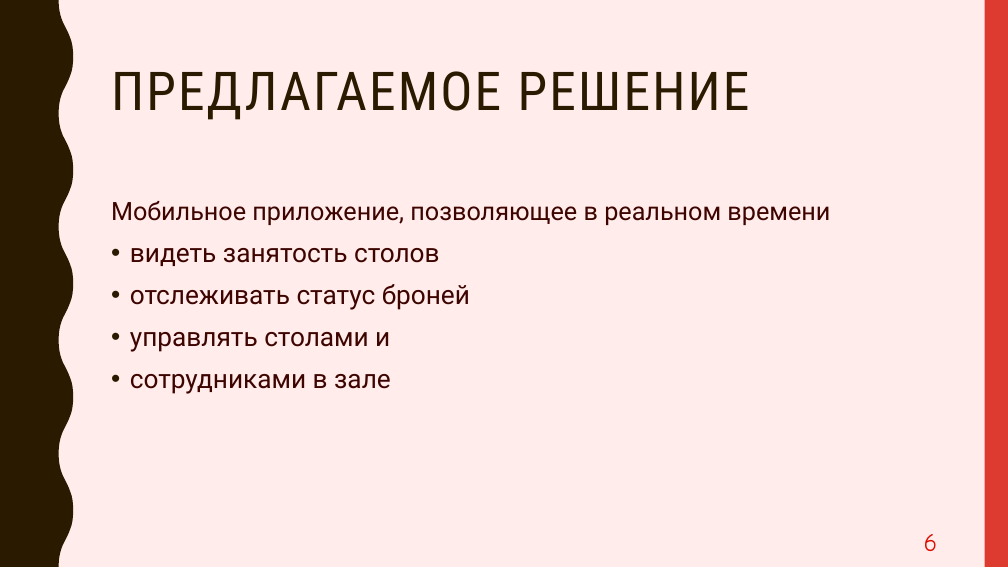
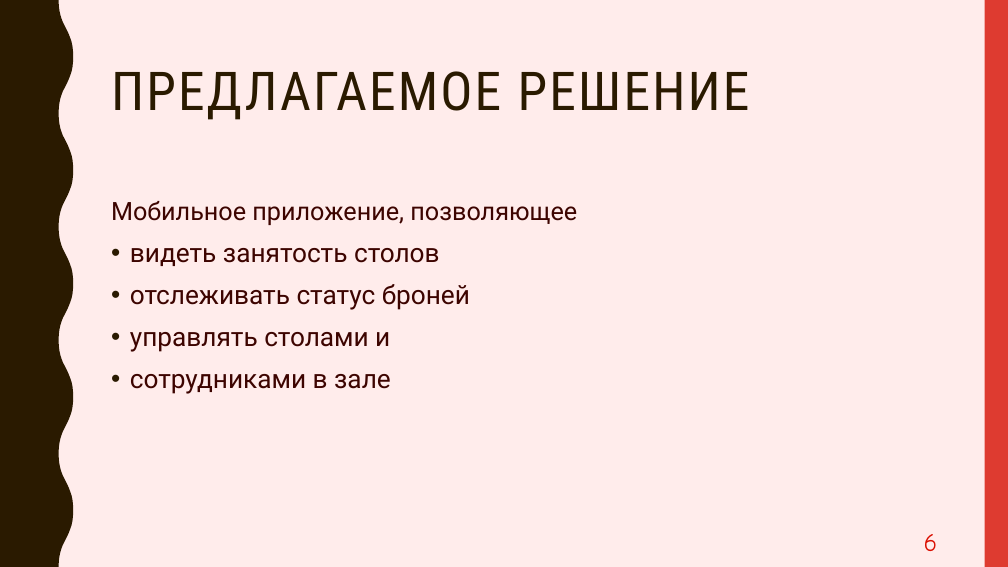
Before and after one commit to PavelPutin/restobook, a slide deck: slide 6 of presentation (product)/Restobook.pptx. Drawn at 1008x567 pixels with LibreOffice and Linux fonts; fonts in the diff are those of the drawing. Boxes give left, top, right and bottom in pixels: in the first picture for what was removed or moved away, otherwise in the second. Text is boxed around its words. In the diff, an @@ line names an element or a change of style, - is before the commit and + after.

```diff
--- a/presentation (product)/Restobook.pptx
+++ b/presentation (product)/Restobook.pptx
@@ text at box(111, 201, 577, 225): text changed @@
-Мобильное приложение, позволяющее в реальном времени
+Мобильное приложение, позволяющее
```
Also in this commit, not shown: 2 other slides changed, 1 slide added, 5 other files.
